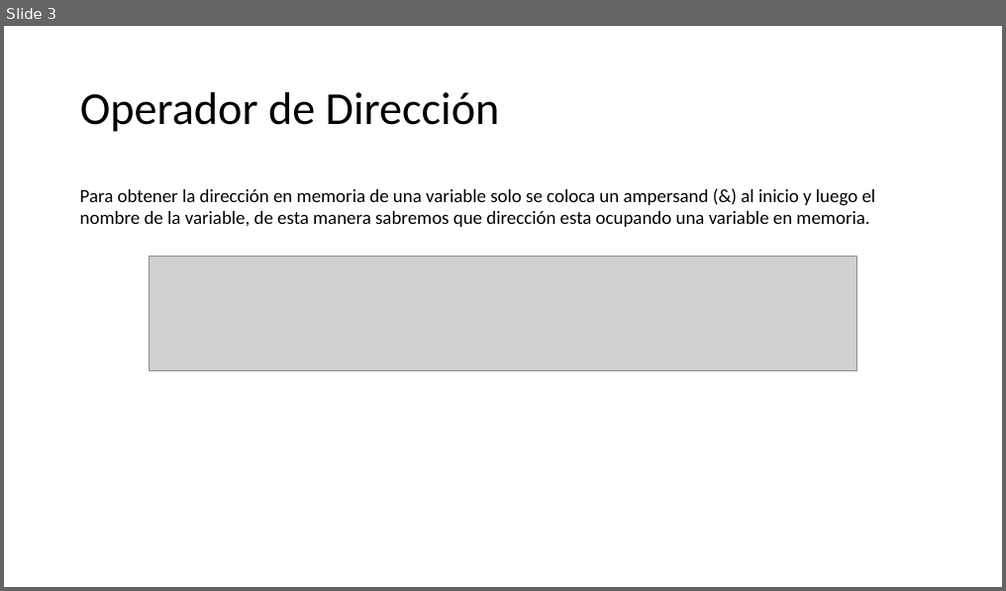
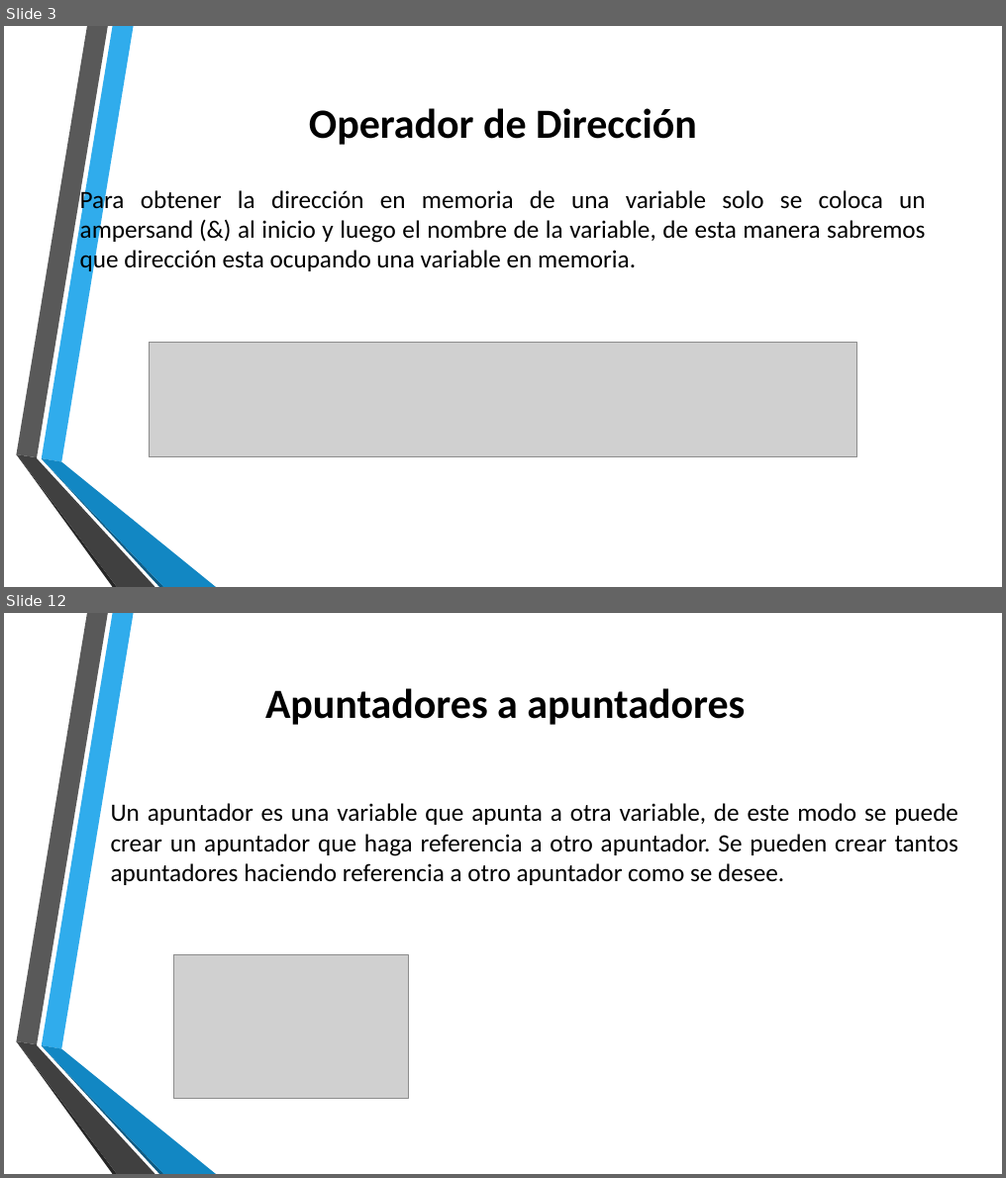
Before and after one commit to Luis96791/EstructuraDatos, a slide deck: Apuntadores.pptx. Shown one above the other, each under a label of ours: slide 3 before the commit, slides 3 and 12 after it; the slides between them are not shown. The pictures are 1006x591 and 1006x1178 pixels, drawn with LibreOffice and Linux fonts; fonts in the diff are those of the drawing; grey boxes stand for pictures; background and template pictures are left out. Boxes give left, top, right and bottom in pixels: in the first picture for what was removed or moved away, otherwise in the second. Text is boxed around its words. In the diff, an @@ line names an element or a change of style, - is before the commit and + after.

```diff
--- a/Apuntadores.pptx
+++ b/Apuntadores.pptx
@@ slide 12 added at (x1=4, y1=613, x2=1002, y2=1174), background picture (left out); not listed: 6 template elements that a slide beside it also shows @@
@@ title added at (x1=265, y1=688, x2=745, y2=725), 40 pt, text #000000, bold @@
+Apuntadores a apuntadores
@@ text added at (x1=111, y1=803, x2=959, y2=885), 24 pt, text #000000 @@
+Un apuntador es una variable que apunta a otra variable, de este modo se puede crear un apuntador que haga referencia a otro apuntador. Se pueden crear tantos apuntadores haciendo referencia a otro apuntador como se desee.
@@ picture added at (x1=174, y1=955, x2=408, y2=1098) @@
@@ slide 3 changed as well @@
@@ title "Operador de Dirección" moved from (x1=80, y1=92, x2=500, y2=132) to (x1=309, y1=108, x2=697, y2=145) @@
@@ title "Operador de Dirección" at (x1=309, y1=108, x2=697, y2=145): size 44 to 40 pt, bold on; alignment left to centre; line spacing 0.9 to 1 @@
@@ text "Para obtener la dirección en ..." at (x1=80, y1=187, x2=925, y2=274): size 18 to 24 pt; alignment left to justified @@
@@ picture moved from (x1=149, y1=256, x2=856, y2=372) to (x1=149, y1=342, x2=856, y2=458) @@
@@ group added at (x1=16, y1=26, x2=216, y2=587): 6 freeform shapes @@
```
Also in this commit, not shown: 1 other slide changed, 12 other slides added, 2 slides removed, 22 other files.
